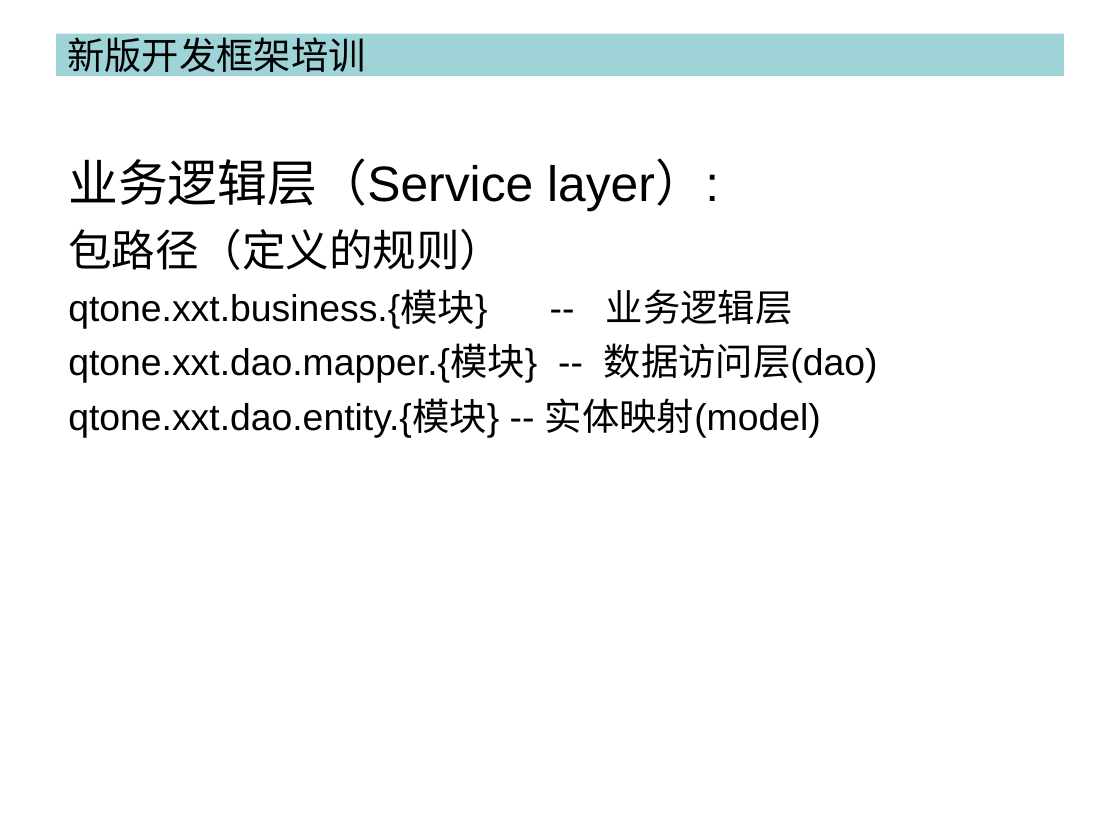
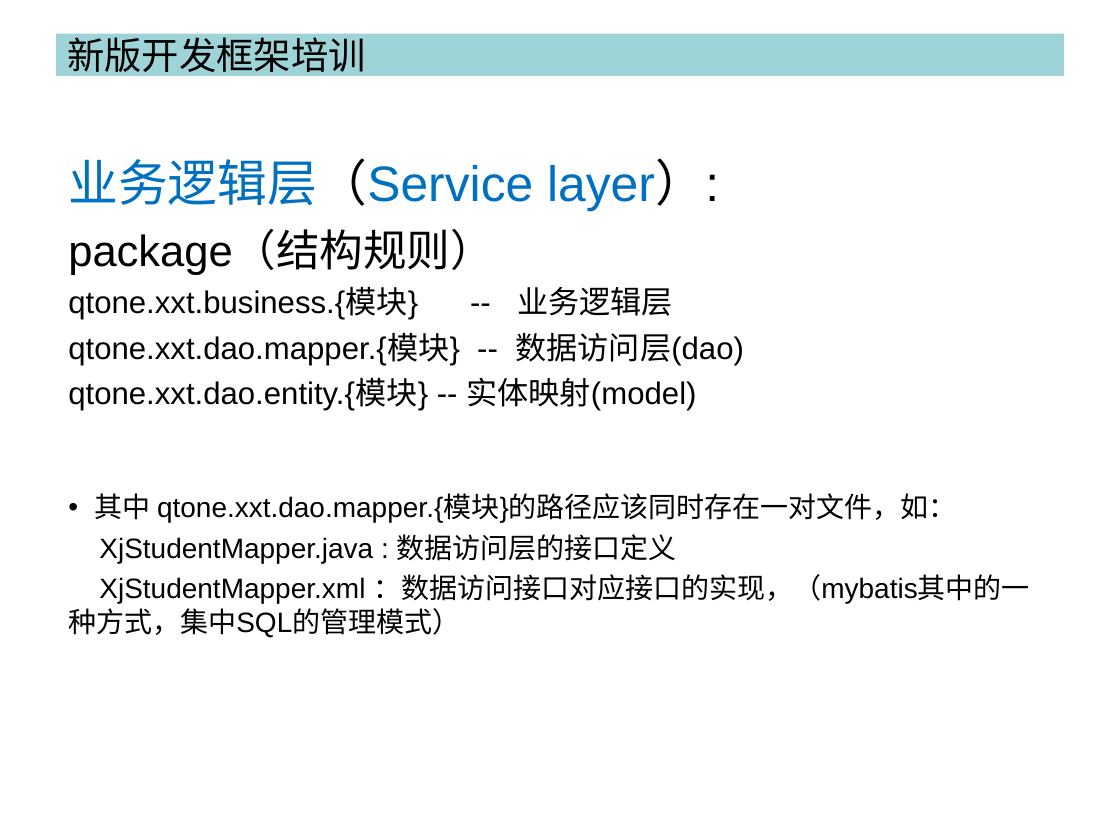
Before and after one commit to cash2one/ekproject, a slide deck: slide 2 of workSpace/浙江校讯通/培训资料.ppt (slide 1 before the commit). Drawn at 1120x840 pixels with LibreOffice and Linux fonts; fonts in the diff are those of the drawing. Boxes give left, top, right and bottom in pixels: in the first picture for what was removed or moved away, otherwise in the second. Text is boxed around its words. In the diff, an @@ line names an element or a change of style, - is before the commit and + after.

```diff
--- a/workSpace/浙江校讯通/培训资料.ppt
+++ b/workSpace/浙江校讯通/培训资料.ppt
@@ text at box(68, 158, 744, 411): text colour #000000 to #0070C0 in "业务逻辑层（Service layer）:"; size 24 to 20 pt in "qtone.xxt.business.{模块} -- 业务逻辑层", "qtone.xxt.dao.mapper.{模块} -- 数据访问层(dao)", "qtone.xxt.dao.entity.{模块} -- 实体映射(model)"; less space between paragraphs @@
@@ text at box(68, 231, 493, 275): text changed @@
-包路径（定义的规则）
+package（结构规则）
@@ text at box(68, 493, 1029, 638): paragraphs added @@
+• 其中 qtone.xxt.dao.mapper.{模块}的路径应该同时存在一对文件，如：
+XjStudentMapper.java : 数据访问层的接口定义
+XjStudentMapper.xml ：数据访问接口对应接口的实现，（mybatis其中的一种方式，集中SQL的管理模式）
```
Also in this commit, not shown: 5 other slides changed, 3 slides added.
